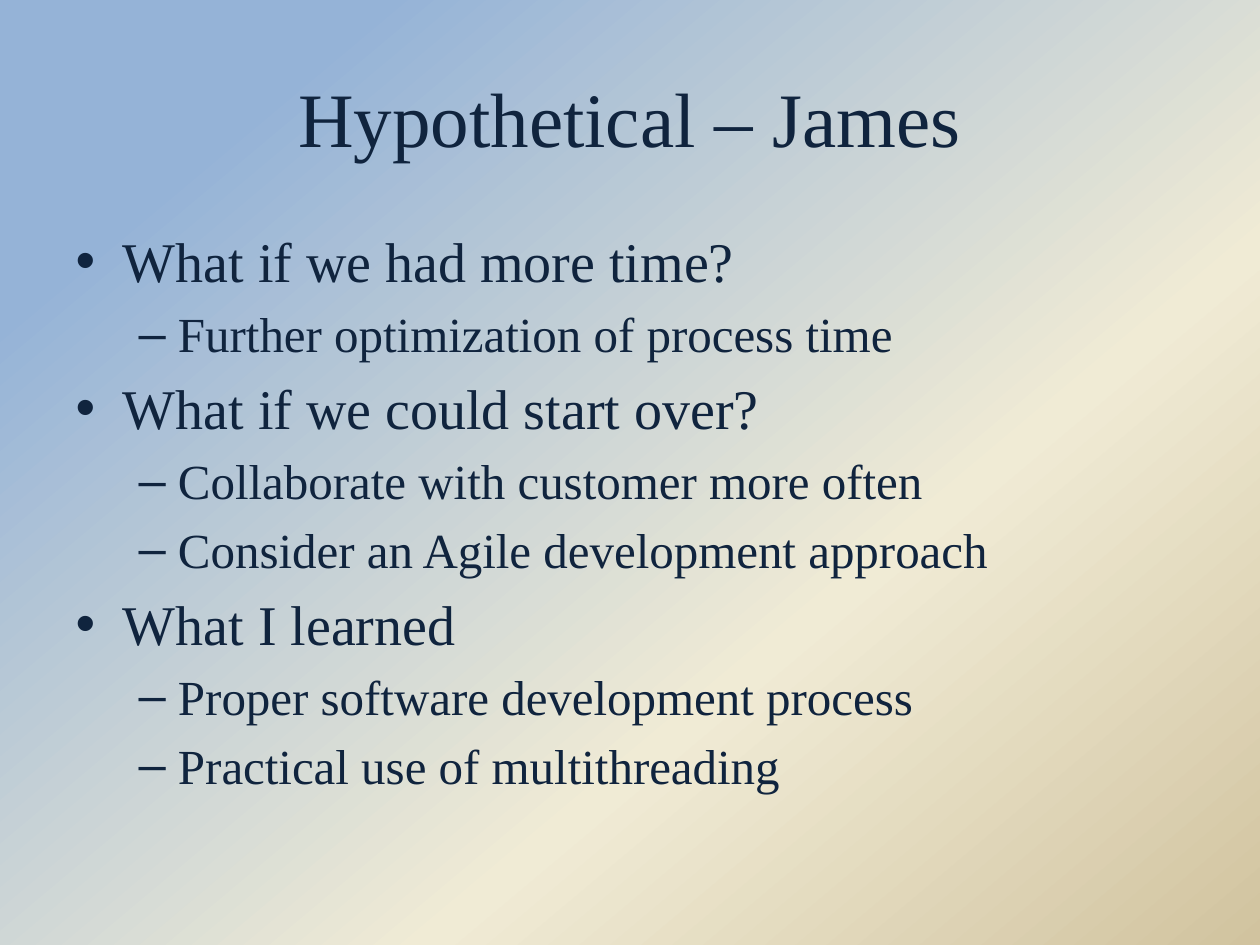
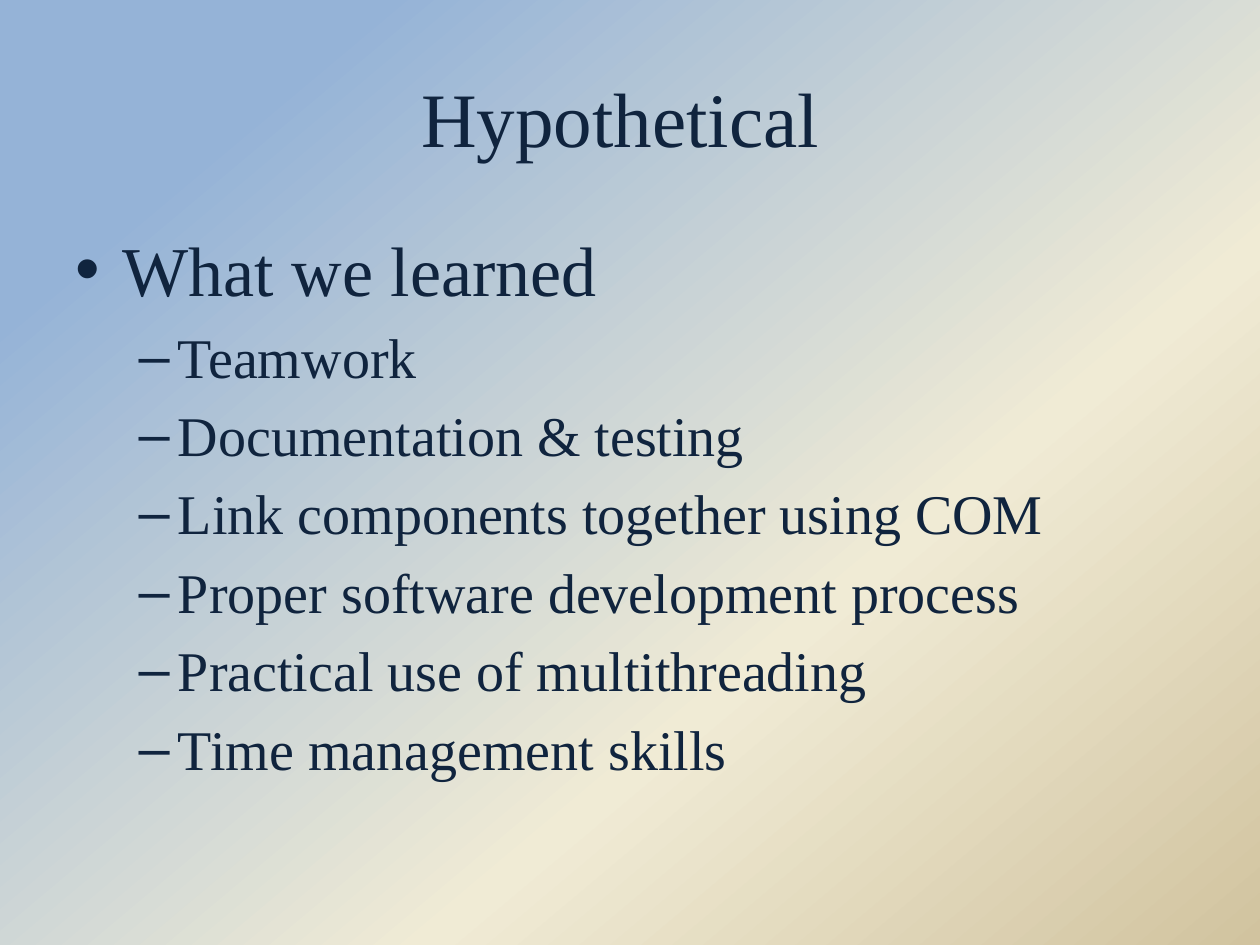
Before and after one commit to Hdtran89/ImageProcessing, a slide deck: slide 20 of A Team Documents/Final presentation.pptx (slide 21 before the commit). Drawn at 1260x945 pixels with LibreOffice and Linux fonts; fonts in the diff are those of the drawing; background and template pictures are left out. Boxes give left, top, right and bottom in pixels: in the first picture for what was removed or moved away, otherwise in the second. Text is boxed around its words. In the diff, an @@ line names an element or a change of style, - is before the commit and + after.

Commit message:
Updated Final Presentation to what we showed

```diff
--- a/A Team Documents/Final presentation.pptx
+++ b/A Team Documents/Final presentation.pptx
@@ title at box(421, 93, 818, 162): text changed @@
-Hypothetical – James
+Hypothetical
@@ text at box(123, 247, 1043, 545): text changed; size 28 to 32 pt @@
-• What if we had more time?
-  – Further optimization of process time
-• What if we could start over?
-  – Collaborate with customer more often
-  – Consider an Agile development approach
-• What I learned
+• What we learned
+  – Teamwork
+  – Documentation & testing
+  – Link components together using COM
@@ text at box(178, 573, 1019, 702): size 28 to 32 pt in "Proper software development process", "Practical use of multithreading" @@
@@ text at box(178, 731, 726, 780): paragraph added @@
+  – Time management skills
```
Also in this commit, not shown: 6 other slides changed, 2 slides removed, 4 other files.
